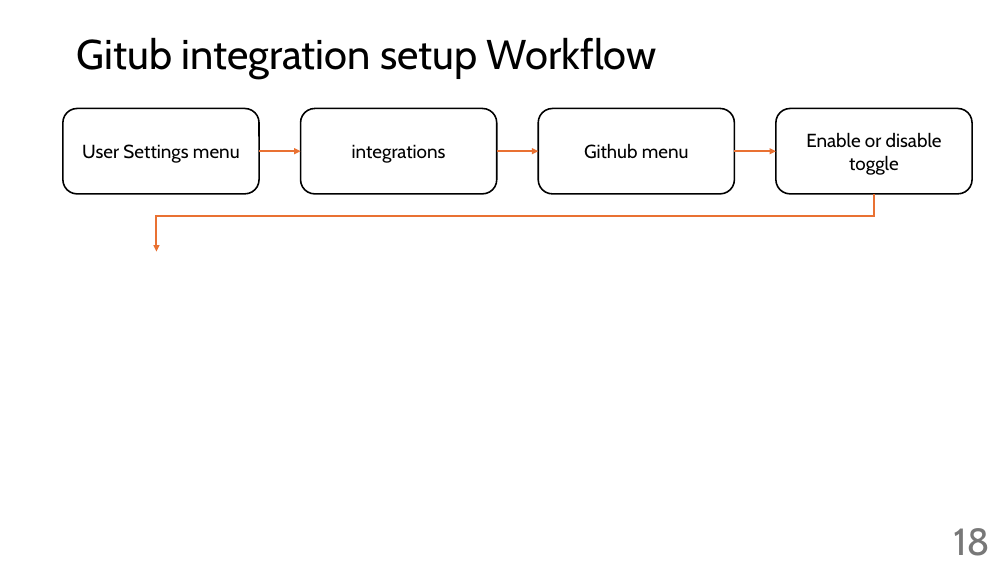
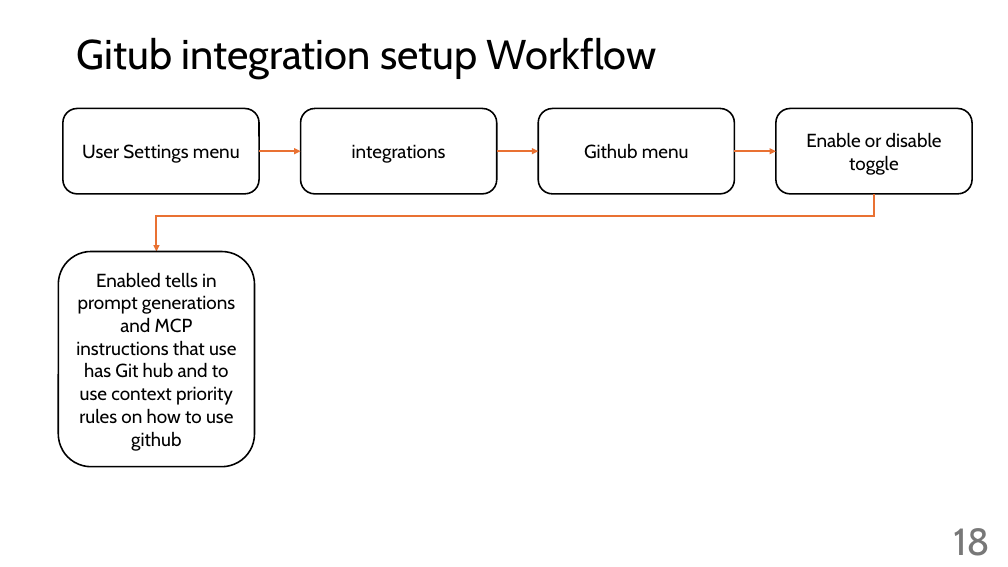
Before and after one commit to giljoai/GiljoAI_MCP, a slide deck: slide 18 of handovers/Reference_docs/giljoai workflow.pptx. Drawn at 1008x567 pixels with LibreOffice and Linux fonts; fonts in the diff are those of the drawing. Boxes give left, top, right and bottom in pixels: in the first picture for what was removed or moved away, otherwise in the second. Text is boxed around its words. In the diff, an @@ line names an element or a change of style, - is before the commit and + after.

```diff
--- a/handovers/Reference_docs/giljoai workflow.pptx
+++ b/handovers/Reference_docs/giljoai workflow.pptx
@@ rounded rectangle added at box(58, 252, 255, 467), fill #FFFFFF, outline #000000 1.5 pt, 18 pt, text #000000 @@
+Enabled tells in prompt generations and MCP instructions that use has Git hub and to use context priority rules on how to use github
```
Also in this commit, not shown: 12 other slides changed, 9 slides added, 32 other files.
